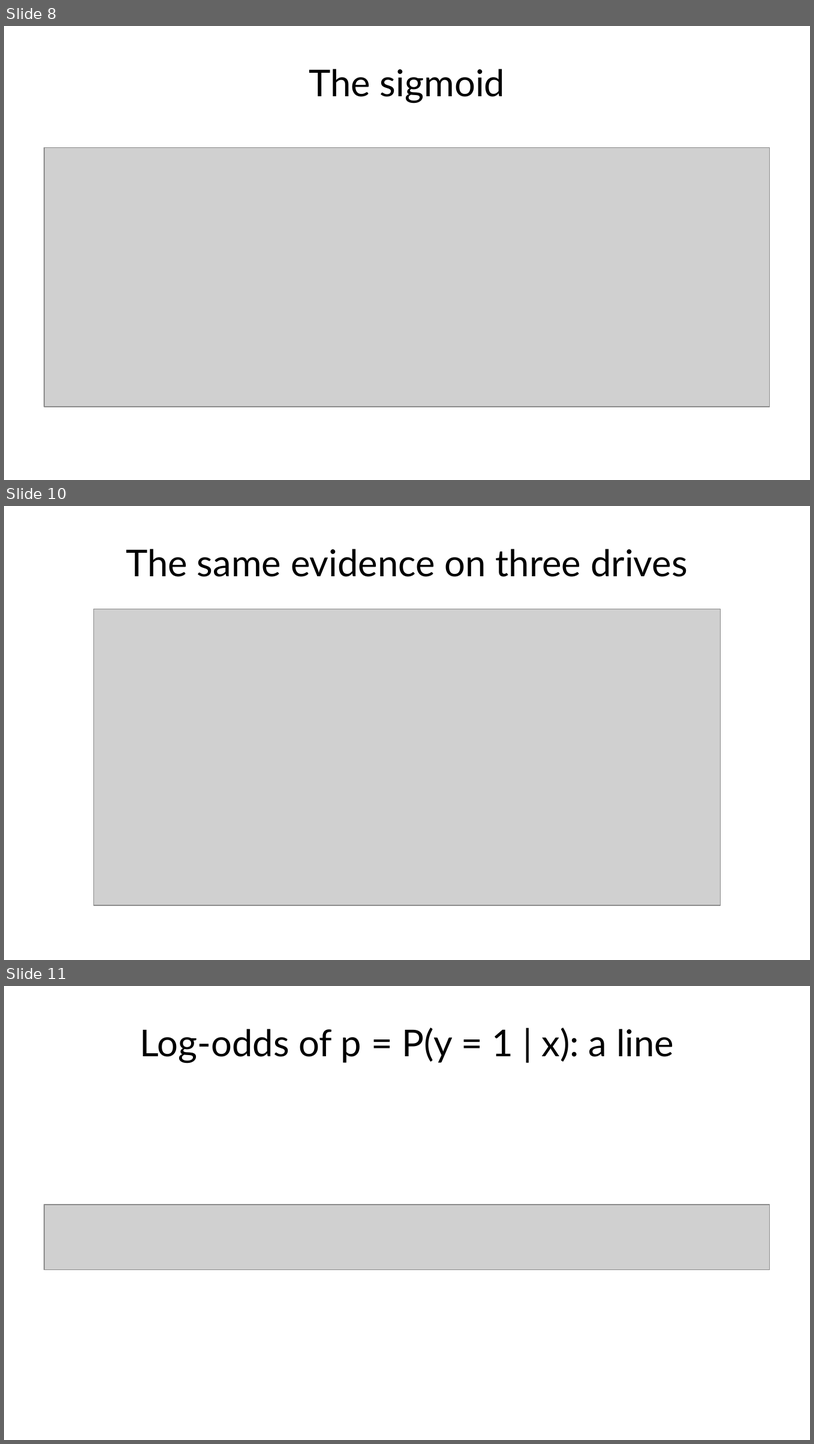
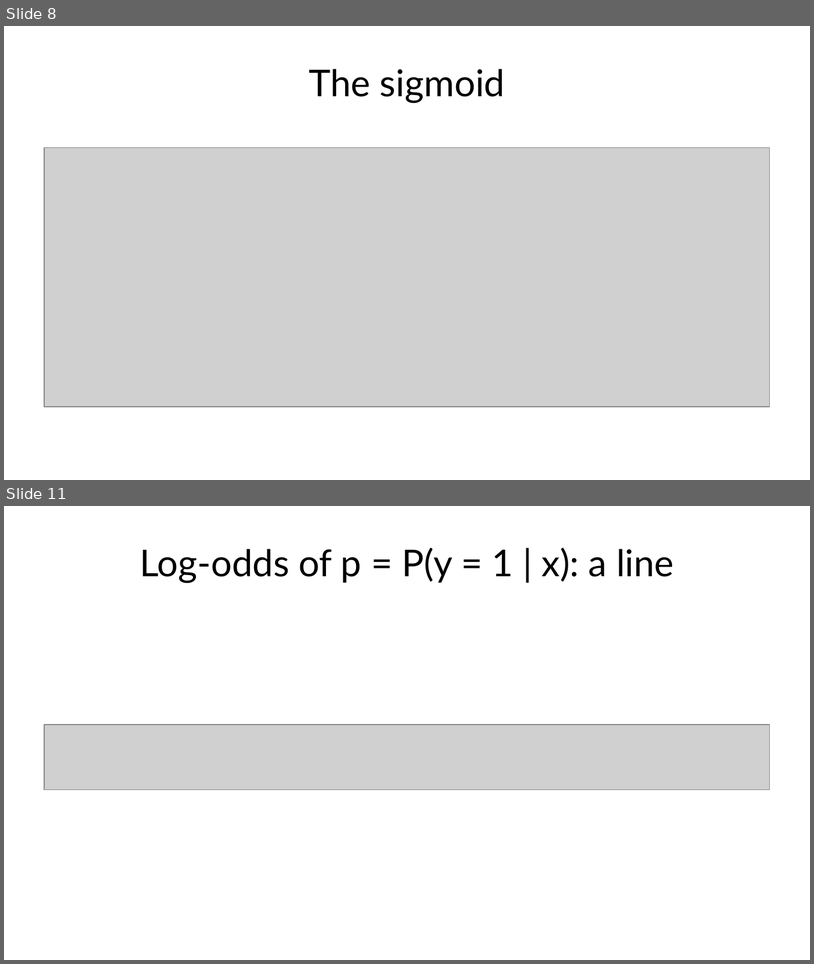
Before and after one commit to fabioantonini/technologies-for-artificial-intelligence, a slide deck: Lessons/04_classification_and_metrics/Slides/classification_and_metrics_slides.pptx. Shown one above the other, each under a label of ours: slides 8, 10 and 11 before the commit, slides 8 and 11 after it; the slides between them are not shown. The pictures are 814x1444 and 814x964 pixels, drawn with LibreOffice and Linux fonts; fonts in the diff are those of the drawing; grey boxes stand for pictures; background and template pictures are left out. Boxes give left, top, right and bottom in pixels: in the first picture for what was removed or moved away, otherwise in the second. Text is boxed around its words. In the diff, an @@ line names an element or a change of style, - is before the commit and + after.

```diff
--- a/Lessons/04_classification_and_metrics/Slides/classification_and_metrics_slides.pptx
+++ b/Lessons/04_classification_and_metrics/Slides/classification_and_metrics_slides.pptx
@@ slide 10 removed at bbox=[4, 506, 810, 960], background #FFFFFF @@
@@ title removed at bbox=[126, 549, 688, 577] @@
-The same evidence on three drives
@@ picture removed at bbox=[93, 609, 721, 905] @@
```
Also in this commit, not shown: 4 slides changed, 2 slides added, 1 other slide removed, 14 other files.
